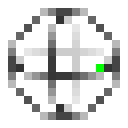
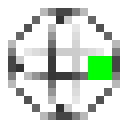
The second 128 × 128 image is a revision of the first. Changes to its layers:
painted on "x_gate.png" over left=88, top=56, right=112, bottom=80
